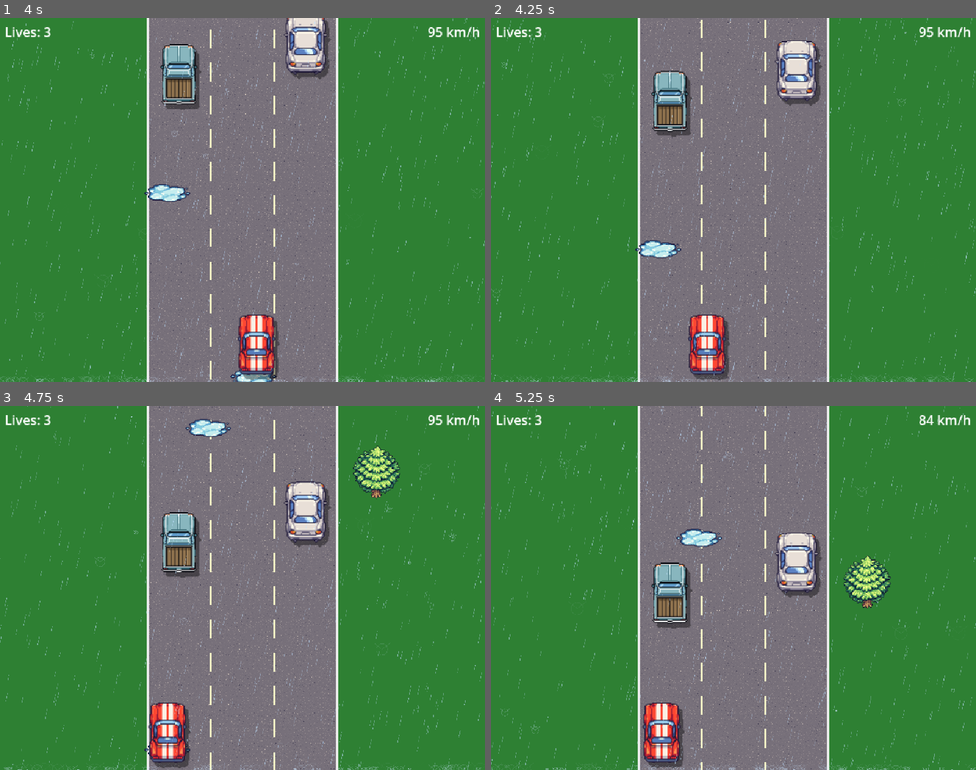
Above: before the commit, frames 1-4 (two rows, left to right).
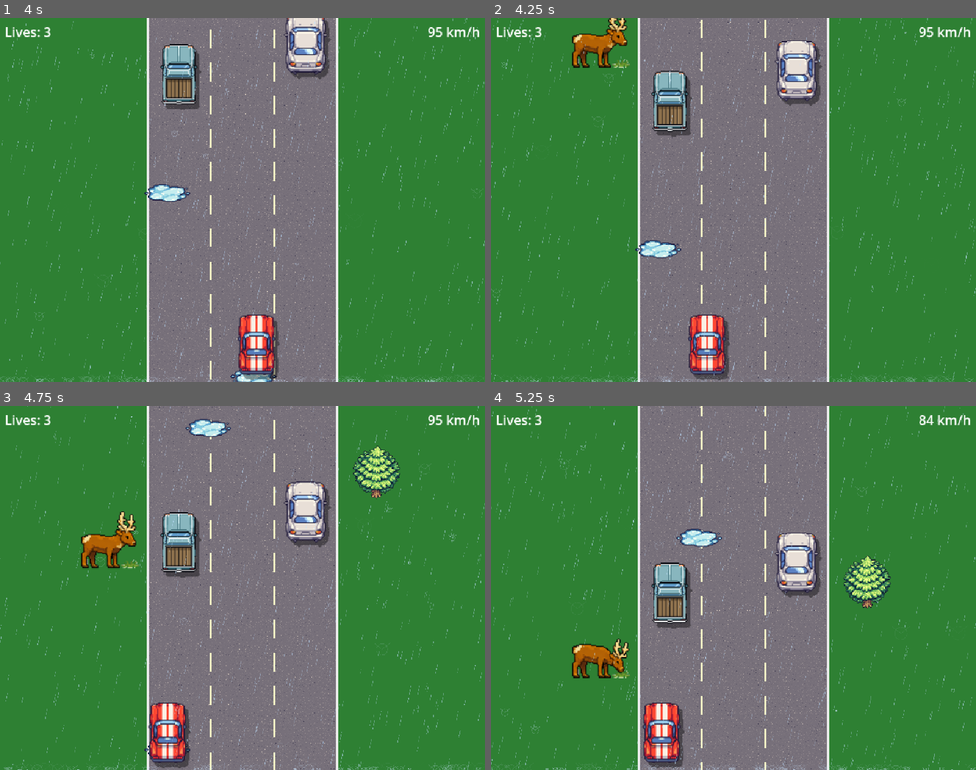
Above: after the commit, the same moments.

Repository: Antonio-Ingegnere/road-race
Game: Godot game, scene res://scenes/main.tscn
The game is run twice, just before and just after one commit, with the same random seed, the same clock (stepped at 60 frames per second) and the same inputs.
Inputs:
- Up to frame 1 (4 s): tap Enter at 0.5 s; hold Right (ui_right) 0.53-1.28 s; hold Down (ui_down) 1.28-2.03 s; hold Right (ui_right) 2.03-2.78 s; hold Up (ui_up) 2.78-3.53 s; hold Left (ui_left) from 3.53 s (still down)
- Up to frame 2 (4.25 s): keep holding Left (ui_left)
- Up to frame 3 (4.75 s): keep holding Left (ui_left)
- Up to frame 4 (5.25 s): release Left (ui_left) at 5.03 s; hold Down (ui_down) from 5.03 s (still down)

Frame 1 is identical in both runs. In frame 2, 0.9% of the frame differs, in the area x 16-29%, y 0-14%; in frame 3, 1.0%, in the area x 16-29%, y 28-45%; in frame 4, 0.9%.

Commit message:
Add roadside elk, custom icons, and macOS export preset
Elk: animated sprite (stand/eat, ~1 s per state) spawns on a random
road side every 4 s with configurable probability; left-side sprites
are flipped horizontally. Spawn chance and enable toggle live in
config.cfg [elk].

Icons: replace default Godot icon with GameIconV2 artwork — icon.png
(256×256 transparent) for project/Linux, GameIcon.ico (multi-res) for
Windows, icon_mac.png (1024×1024 dark background) for macOS. Adds
macOS export preset targeting build/mac/RoadRace.dmg.

Co-Authored-By: Claude Sonnet 4.6 <noreply@anthropic.com>

Diff:
--- a/config.cfg
+++ b/config.cfg
@@ -11,6 +11,14 @@
 ;   50.0 - 60.0  = dawn
 start_time = 10.0
 
+[elk]
+
+; Enable or disable roadside elk.
+enabled = true
+
+; Probability that an elk spawns at each 4-second interval (0.0 – 1.0).
+spawn_chance = 0.8
+
 [rain]
 
 ; Enable or disable the rain effect.
--- a/project.godot
+++ b/project.godot
@@ -14,7 +14,7 @@
 config/version="0.0.2"
 run/main_scene="uid://cj4r8mxn1qdvp"
 config/features=PackedStringArray("4.6", "Mobile")
-config/icon="res://icon.svg"
+config/icon="res://icon.png"
 config/run/main_scene="res://scenes/main.tscn"
 
 [display]
@@ -31,3 +31,4 @@
 
 rendering_device/driver.windows="d3d12"
 renderer/rendering_method="mobile"
+textures/vram_compression/import_etc2_astc=true
--- a/scenes/main.tscn
+++ b/scenes/main.tscn
@@ -9,6 +9,7 @@
 [ext_resource type="Script" uid="uid://x5lffdyqe2v3" path="res://scripts/lights.gd" id="7_lightsscr"]
 [ext_resource type="Script" uid="uid://dkhnyf5fhrb1d" path="res://scripts/rain.gd" id="8_rainscr"]
 [ext_resource type="Script" uid="uid://b4duri7rxmfae" path="res://scripts/puddle_manager.gd" id="9_puddlescr"]
+[ext_resource type="Script" path="res://scripts/elk_manager.gd" id="10_elkscr"]
 
 [node name="Main" type="Node2D" unique_id=722060991]
 script = ExtResource("1_mainscr")
@@ -18,6 +19,9 @@
 
 [node name="PuddleManager" type="Node2D" parent="." unique_id=888999000]
 script = ExtResource("9_puddlescr")
+
+[node name="ElkManager" type="Node2D" parent="." unique_id=999111000]
+script = ExtResource("10_elkscr")
 
 [node name="ObstacleManager" type="Node2D" parent="." unique_id=1825455420]
 script = ExtResource("3_obsscr")
--- /dev/null
+++ b/scripts/elk_manager.gd
@@ -0,0 +1,95 @@
+extends Node2D
+
+const ROAD_LEFT := 312.0
+const ROAD_WIDTH := 400.0
+
+const FRAME_W   := 64
+const FRAME_H   := 64
+const ELK_SCALE := 2.0
+
+const SIDE_OFFSET_MIN := 5.0
+const SIDE_OFFSET_MAX := 20.0
+
+const SPAWN_INTERVAL := 4.0
+
+const STAND_MIN := 0.6
+const STAND_MAX := 1.4
+const EAT_MIN   := 0.6
+const EAT_MAX   := 1.2
+
+var _tex: Texture2D
+var _elks: Array = []
+var _spawn_timer := 0.0
+var _car: Node2D
+var _spawn_chance := 0.8
+
+
+func _ready() -> void:
+	var cfg := ConfigFile.new()
+	if cfg.load("res://config.cfg") == OK:
+		var enabled := bool(cfg.get_value("elk", "enabled", true))
+		if not enabled:
+			set_process(false)
+			return
+		_spawn_chance = float(cfg.get_value("elk", "spawn_chance", 0.8))
+	_car = get_parent().get_node("Car")
+	_tex = load("res://assets/Elk_Animated_x64-Sheet.png")
+
+
+func _process(delta: float) -> void:
+	var road_scroll: float = _car.speed_kmh * _car.KMH_TO_PXS * delta
+	var screen_h: float = get_viewport_rect().size.y
+
+	for elk in _elks:
+		elk["pos"] = elk["pos"] + Vector2(0.0, road_scroll)
+		elk["state_timer"] -= delta
+		if elk["state_timer"] <= 0.0:
+			if elk["state"] == 0:  # standing → eating
+				elk["state"] = 1
+				elk["frame"] = 1
+				elk["state_timer"] = randf_range(EAT_MIN, EAT_MAX)
+			else:  # eating → standing
+				elk["state"] = 0
+				elk["frame"] = 0
+				elk["state_timer"] = randf_range(STAND_MIN, STAND_MAX)
+
+	_elks = _elks.filter(
+		func(e) -> bool: return e["pos"].y < screen_h + FRAME_H * ELK_SCALE * 0.5
+	)
+
+	_spawn_timer += delta
+	if _spawn_timer >= SPAWN_INTERVAL:
+		_spawn_timer = 0.0
+		if randf() < _spawn_chance:
+			_spawn()
+
+	queue_redraw()
+
+
+func _spawn() -> void:
+	var right := bool(randi() % 2)
+	var offset: float = randf_range(SIDE_OFFSET_MIN, SIDE_OFFSET_MAX)
+	var hw: float = FRAME_W * ELK_SCALE * 0.5
+	var x: float = ROAD_LEFT + ROAD_WIDTH + offset + hw if right \
+		else ROAD_LEFT - offset - hw
+	_elks.append({
+		"pos": Vector2(x, -FRAME_H * ELK_SCALE * 0.5),
+		"right": right,
+		"state": 0,
+		"frame": 0,
+		"state_timer": randf_range(STAND_MIN, STAND_MAX),
+	})
+
+
+func _draw() -> void:
+	if _tex == null:
+		return
+	var hw: float = FRAME_W * 0.5
+	var hh: float = FRAME_H * 0.5
+	for elk in _elks:
+		var src := Rect2(elk["frame"] * FRAME_W, 0, FRAME_W, FRAME_H)
+		# Right side: keep as-is. Left side: flip horizontally via negative x scale.
+		var sx: float = ELK_SCALE if elk["right"] else -ELK_SCALE
+		draw_set_transform(elk["pos"], 0.0, Vector2(sx, ELK_SCALE))
+		draw_texture_rect_region(_tex, Rect2(-hw, -hh, FRAME_W, FRAME_H), src)
+	draw_set_transform(Vector2.ZERO)
Binary file added: GameIcon.ico
Binary file added: assets/Elk_Animated_x64-Sheet.png
Not shown, changed: export_presets.cfg
Binary file added: icon.png
Binary file added: icon_mac.png
Not shown, added: scripts/elk_manager.gd.uid
